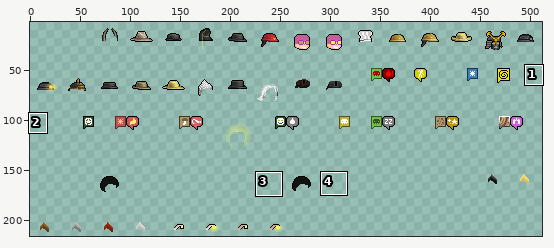
Sprite sheet: gfx/ChibiUltica/ChibiTall.png. Above: a wide view before the commit, with the close-up outlined.
Close-up. Before the commit:
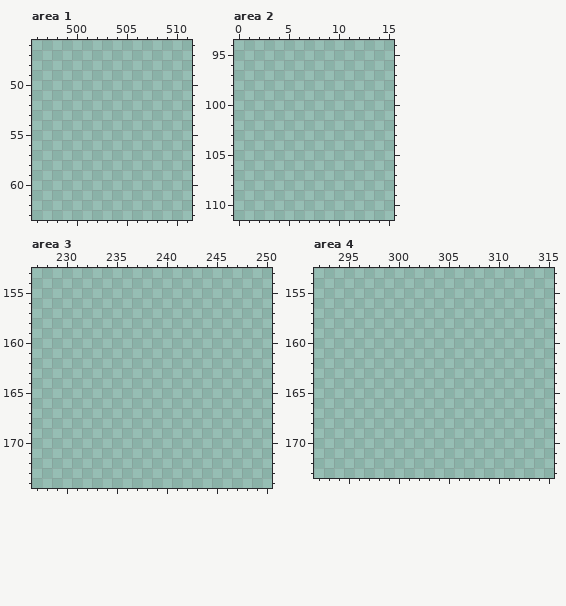
The file is 512x240 pixels. Pixels under 10% opacity are left out. Colours within 5 levels of each other are drawn and written as one. Shown: area 1: x 496..511, y 46..63; area 2: x 0..15, y 94..111; area 3: x 227..250, y 153..174; area 4: x 292..315, y 153..173. The old version is drawn lined up with the new one. The wide view leaves out empty margins. The commit also changed other parts of the picture, which this record leaves out.
The same view after the edit:
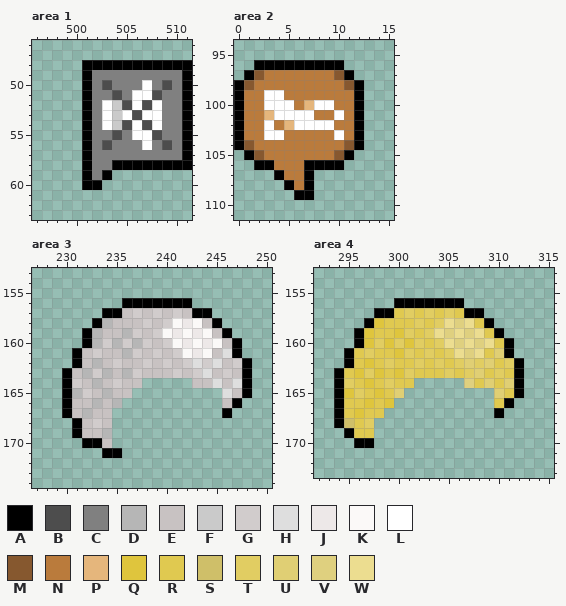
Palette (. is transparent): A #000000  B #4d4d4d  C #808080  D #b6b6b6  E #c8c2c2  F #cacaca  G #d1cccc  H #dedede  J #ede8e8  K #fbf9f8  L #ffffff  M #86582f  N #ba7b3c  P #e5b67c  Q #dfc53d  R #e0c950  S #cfbf69  T #e1cd62  U #e0cf74  V #dfd07f  W #ecdd90
Change:
drawings rearranged on the sheet (the old picture shows each at its new place; 15 dropped ones are not shown)
Changed rows in their new state; - is an unchanged pixel.
Area 1:
first column x 501:
48 AAAAAAAAAAA
49 ACCCCCCCCCA
50 ACBCCCLCBCA
51 ACCBCLLBCCA
52 ACLFBLBLCCA
53 ACLFLBLLCCA
54 ACLFBLBLCCA
55 ACCBCLLBCCA
56 ACBCCCLCBCA
57 ACCCCCCCCCA
58 ACCAAAAAAAA
59 ACA--------
60 AA---------
Area 2:
first column x 0:
 96 --AAAAAAAAA--
 97 -AMNNNNNNNMA-
 98 AMNNNNNNNNNMA
 99 ANNLLNNNNNNNA
100 ANNLLLNPLLNNA
101 ANNPLLLLNNLNA
102 ANNLNPLLLLNNA
103 ANNLLNNNNNLNA
104 AMNNNNNNNNNMA
105 -AMNNNNNNNMA-
106 --AANNNAAAA--
107 ----ANNA-----
108 -----ANA-----
109 ------AA-----
Area 3:
first column x 230:
156 ------AAAAAAA------
157 ----AAEGEGEGEAA----
158 ---ADEEEGEGKJKEA---
159 --ADEEDGEGKJKJKEA--
160 --ADGDGDGEGKJKJKEA-
161 -AEGEEDGEGEGKJKEHA-
162 -AEDEGEEGEGEGHGHEGA
163 AEDGDEDGEEEGEGHEGEA
164 AGEDEGEE-----EEHEHA
165 ADGEDEE---------HEA
166 AEEDED----------EA-
167 AEDEE-----------A--
168 -AEGE--------------
169 -AEED--------------
170 --AAE--------------
171 ----AA-------------
Area 4:
first column x 294:
156 ------AAAAAAA------
157 ----AARTRTRTRAA----
158 ---AQRRRTRTWVWRA---
159 --AQRRQTRTWVWVWRA--
160 --AQTQTQTRTWVWVWRA-
161 -ARTRRQTRTRTWVWRUA-
162 -ARQRTRRTRTRTUTURTA
163 ARQTQRQTRRRTRTURTRA
164 ATRQRTRR-----VRURUA
165 AQTRQRU---------URA
166 ARRQRQ----------RA-
167 ARQRR-----------A--
168 ASRT---------------
169 -ARR---------------
170 --AA---------------
